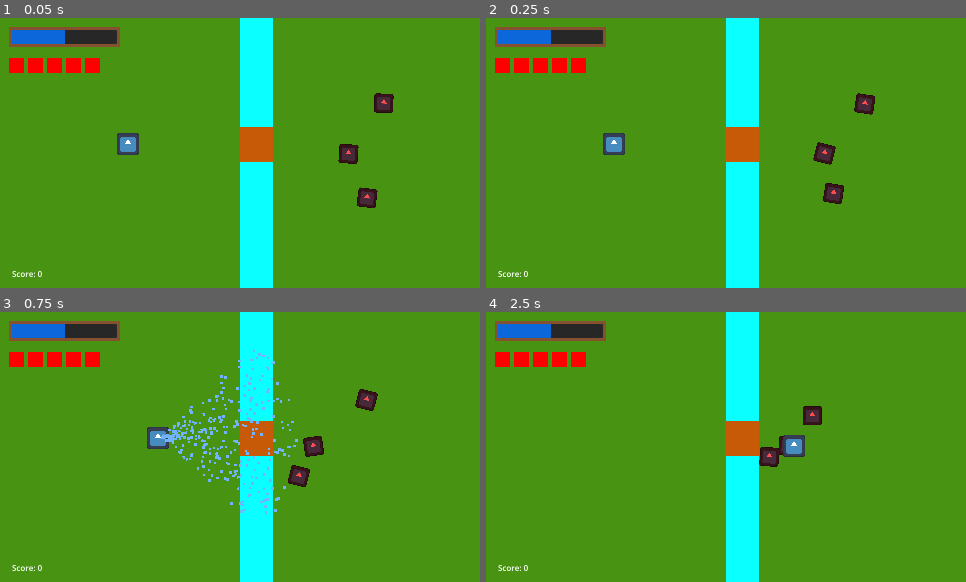
Above: before the commit, frames 1-4 (two rows, left to right).
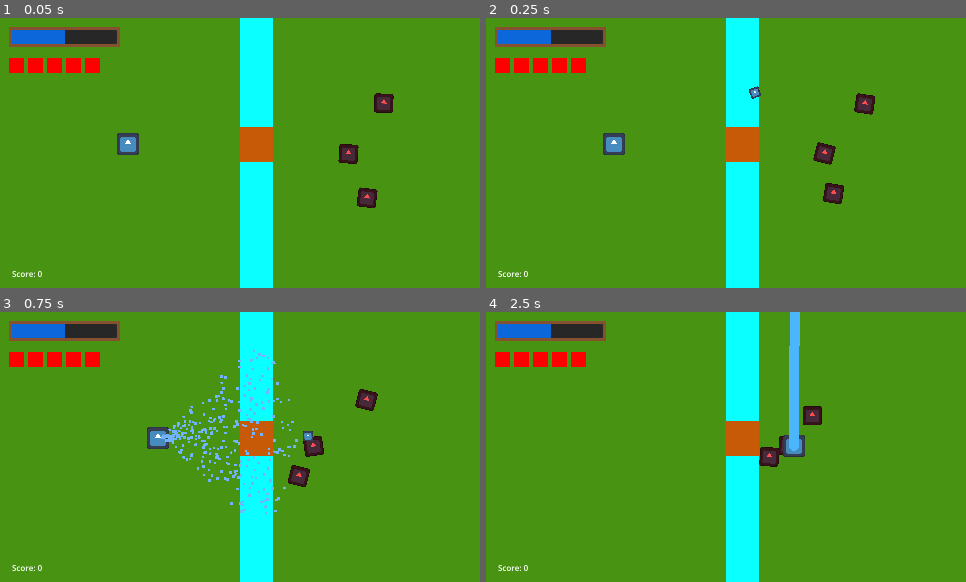
Above: after the commit, the same moments.

Repository: AndrewwAM/Project_KESS
Game: Godot game, scene res://scenes/world/patio.tscn
Two runs of this game, one before a commit and one after it. Both use one fixed random seed, a clock stepped at 60 frames per second and the inputs below. The engine's default icon, where the game draws it, is replaced by a stand-in: a white triangle on a blue panel in a dark square.
Inputs (mouse positions are in pixels of both pictures, inside the frame that each line leads up to):
- Up to frame 1 (0.05 s): no input
- Up to frame 2 (0.25 s): no input
- Up to frame 3 (0.75 s): move the mouse to (345, 433) at 0.52 s; press the mouse at (345, 433) at 0.53 s; hold D (player_move_right) from 0.53 s (still down)
- Up to frame 4 (2.5 s): move the mouse to (630, 460) at 1.27 s; release D (player_move_right) at 1.28 s; release the mouse at (630, 460) at 1.28 s; hold S (player_move_down) 1.28-2.03 s; right-click (630, 460) at 1.35 s; click (630, 460) at 1.55 s; move the mouse to (774, 387) at 2.02 s; press the mouse at (774, 387) at 2.03 s; hold D (player_move_right) from 2.03 s (still down)

Frame 1 is identical in both runs. In frame 2, less than 0.1% of the frame differs, in the area x 54-58%, y 25-30%; in frame 3, 0.2%; in frame 4, 1.1%, in the area x 63-66%, y 0-52%.

Commit message:
Tienes las balas contadas

Diff:
--- a/entities/player/chorro.gd
+++ b/entities/player/chorro.gd
@@ -15,9 +15,12 @@
 var is_switching: bool = false
 var keep_shooting: bool = false
 var switch_cooldown = 1.0
+var cone_water_consume = 10.0
+var laser_water_consume = 25.0
 
 @export var cone_rotation_speed: float = 6.0
 @export var laser_rotation_speed: float = 1.5
+@export var tanque: Node
 var current_rotation_speed = cone_rotation_speed
 
 var damage_cone: float = 20.0
@@ -144,7 +147,8 @@
 	# Disparar con clic izquierdo (mantener)
 	if event.is_action_pressed("shoot_main"):
 		print("trying to shoot!")
-		start_shooting()
+		if tanque.has_water():
+			start_shooting()
 	elif event.is_action_released("shoot_main"):
 		stop_shooting()
 
@@ -178,11 +182,11 @@
 
 
 func start_shooting() -> void:
+	keep_shooting = true
 	if is_switching or is_shooting:
 		return
 
 	is_shooting = true
-	keep_shooting = true
 
 	if current_mode == PressureMode.CONE:
 		cone_water_particles.restart()
@@ -229,19 +233,35 @@
 		if ray is RayCast2D:
 			ray.enabled = enabled
 
+
 func apply_water_damage(delta: float) -> void:
-	if current_mode == PressureMode.CONE:
-		var current_damage = damage_cone * delta
-		for ray in cone_mode.get_children():
-			if ray is RayCast2D and ray.is_colliding():
-				var collider = ray.get_collider()
-				if collider and collider.has_method("mojar"):
-					collider.mojar(current_damage)
-
-	elif current_mode == PressureMode.LASER:
-		var current_damage = damage_laser * delta
-		# get_overlapping_bodies obtiene TODOS los enemigos atravesados por el laser
-		var bodies = laser_mode.get_overlapping_bodies()
-		for body in bodies:
-			if body.has_method("mojar"):
-				body.mojar(current_damage)
+	if tanque and tanque.has_water():
+		var current_damage = 0.0
+		var consumo = 0.0
+
+		if current_mode == PressureMode.CONE:
+			current_damage = damage_cone * delta
+
+			consumo = cone_water_consume * delta
+
+			var hit_this_frame: Array = []
+			for ray in cone_mode.get_children():
+				if ray is RayCast2D and ray.is_colliding():
+					var collider = ray.get_collider()
+					if collider and collider.has_method("mojar") and not hit_this_frame.has(collider):
+						collider.mojar(current_damage)
+						hit_this_frame.append(collider)
+
+		elif current_mode == PressureMode.LASER:
+			current_damage = damage_laser * delta
+			consumo = laser_water_consume * delta
+
+			var bodies = laser_mode.get_overlapping_bodies()
+			for body in bodies:
+				if body.has_method("mojar"):
+					body.mojar(current_damage)
+
+		tanque.consume(consumo)
+
+	else:
+		stop_shooting()
--- a/entities/player/player.gd
+++ b/entities/player/player.gd
@@ -14,11 +14,6 @@
 	var direction = Input.get_vector("player_move_left", "player_move_right", "player_move_up", "player_move_down")
 	var current_speed = speed
 
-	direction
 	velocity = direction * current_speed
 
 	move_and_slide()
-	pass
-
-#func shoot() -> void:
-#	var new_chorro = chorro.instantiate()
--- a/entities/player/player.tscn
+++ b/entities/player/player.tscn
@@ -3,6 +3,7 @@
 [ext_resource type="Texture2D" uid="uid://b3cxabd2gqxm" path="res://icon.svg" id="1_8afob"]
 [ext_resource type="Script" uid="uid://dgbvtkj62qp0i" path="res://entities/player/player.gd" id="1_dovo2"]
 [ext_resource type="PackedScene" uid="uid://b22exnoxwavq5" path="res://entities/player/chorro.tscn" id="3_sglur"]
+[ext_resource type="PackedScene" uid="uid://cfq6xat4qb66f" path="res://entities/player/tanque_agua.tscn" id="4_bls4j"]
 
 [sub_resource type="RectangleShape2D" id="RectangleShape2D_dovo2"]
 
@@ -20,9 +21,17 @@
 texture = ExtResource("1_8afob")
 
 [node name="WeaponPivot" type="Node2D" parent="." unique_id=1187079156]
-rotation = -8.3986
+rotation = -14.573627
 
-[node name="Chorro" parent="WeaponPivot" unique_id=2025990940 instance=ExtResource("3_sglur")]
+[node name="Chorro" parent="WeaponPivot" unique_id=2025990940 node_paths=PackedStringArray("tanque") instance=ExtResource("3_sglur")]
+tanque = NodePath("../../TanqueAgua")
 cone_angle_degrees = 90.0
 cone_particle_speed = 600.0
 cone_particle_lifetime_ratio = 0.9
+
+[node name="Sprite2D" type="Sprite2D" parent="WeaponPivot" unique_id=601655912]
+position = Vector2(150, 0)
+scale = Vector2(0.08, 0.08)
+texture = ExtResource("1_8afob")
+
+[node name="TanqueAgua" parent="." unique_id=1596794547 instance=ExtResource("4_bls4j")]
--- /dev/null
+++ b/entities/player/tanque_agua.gd
@@ -0,0 +1,22 @@
+extends Node
+
+signal water_changed(current: float, max_water: float)
+signal empty()
+
+@export var max_water: float = 100.0
+var current_water: float = 100.0
+
+func consume(amount: float) -> void:
+	if current_water <= 0: return
+
+	current_water -= amount
+	current_water = clamp(current_water, 0.0, max_water)
+	emit_signal("water_changed", current_water, max_water)
+
+	print("Agua actual:", current_water)
+
+	if current_water <= 0:
+		emit_signal("empty")
+
+func has_water() -> bool:
+	return current_water > 0
--- /dev/null
+++ b/entities/player/tanque_agua.tscn
@@ -0,0 +1,6 @@
+[gd_scene format=3 uid="uid://cfq6xat4qb66f"]
+
+[ext_resource type="Script" uid="uid://b8bknc7feeegm" path="res://entities/player/tanque_agua.gd" id="1_utj5h"]
+
+[node name="TanqueAgua" type="Node2D" unique_id=1596794547]
+script = ExtResource("1_utj5h")
Not shown, added: entities/player/tanque_agua.gd.uid
